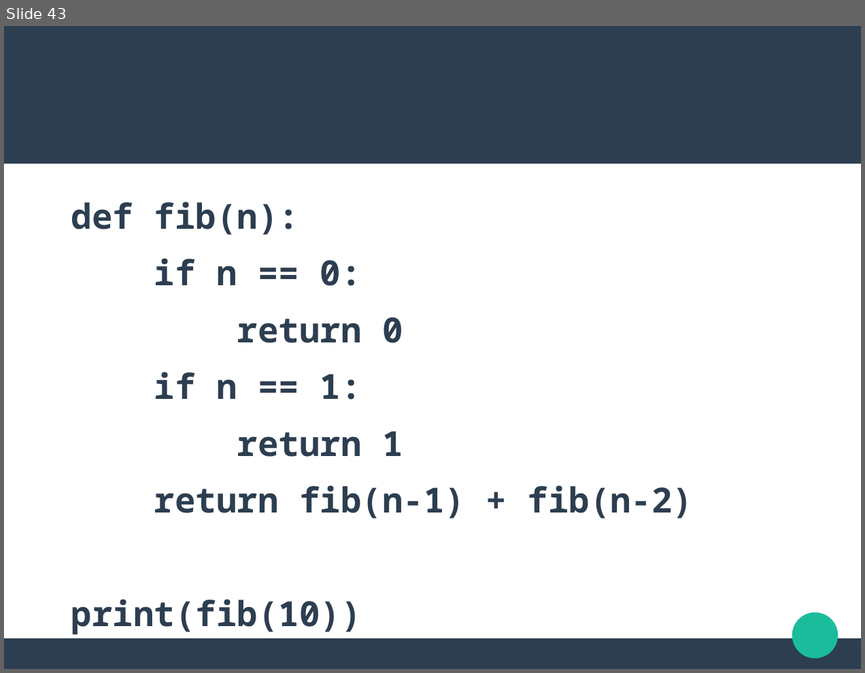
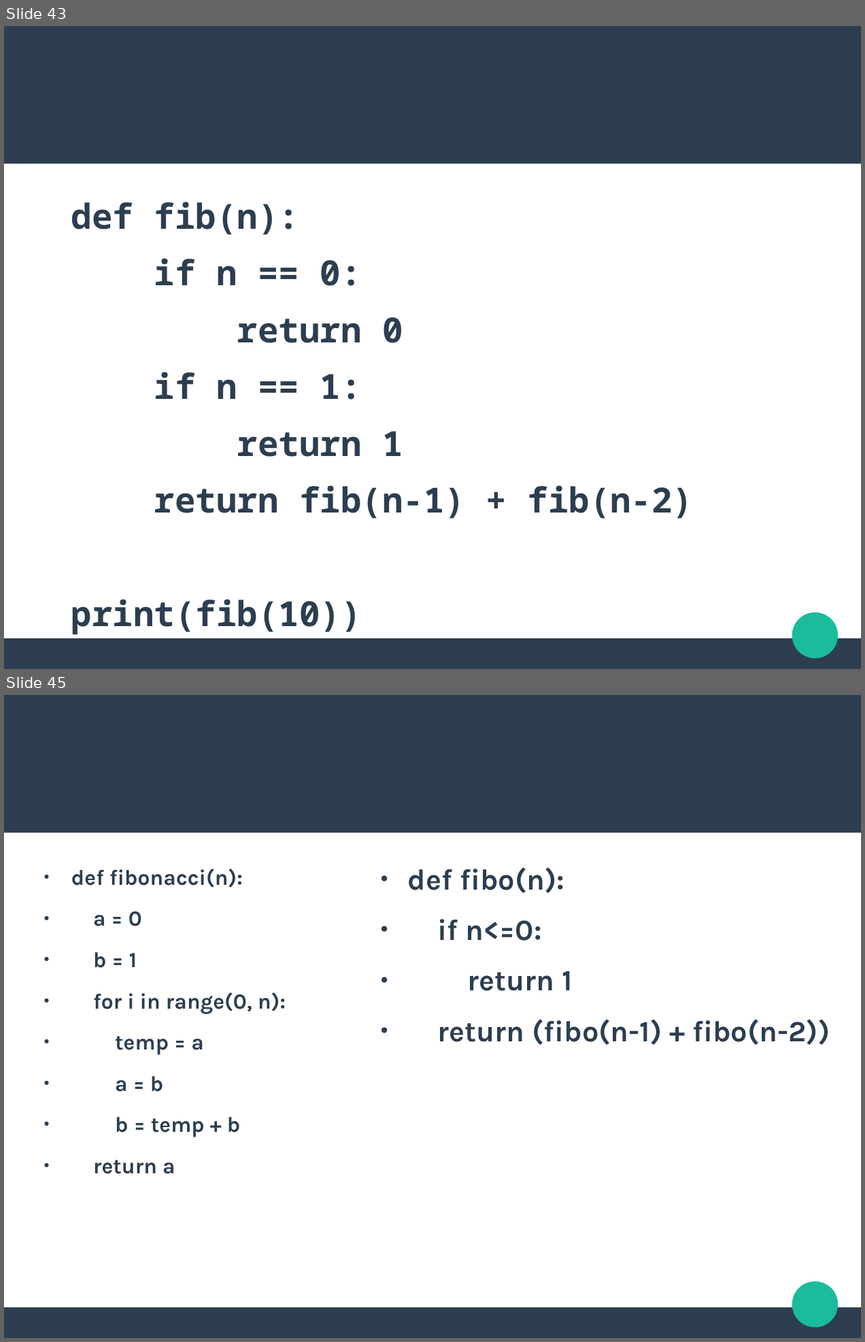
Before and after one commit to liowiki/EDA1-20192, a slide deck: tema3.odp. Shown one above the other, each under a label of ours: slide 43 before the commit, slides 43 and 45 after it; the slides between them are not shown. The pictures are 865x673 and 865x1342 pixels, drawn with LibreOffice and Linux fonts; fonts in the diff are those of the drawing. Boxes give left, top, right and bottom in pixels: in the first picture for what was removed or moved away, otherwise in the second. Text is boxed around its words. In the diff, an @@ line names an element or a change of style, - is before the commit and + after.

```diff
--- a/tema3.odp
+++ b/tema3.odp
@@ slide 45 added at <box>4,695,861,1338</box>, background #FFFFFF; not listed: 3 template elements that a slide beside it also shows @@
@@ text added at <box>71,868,286,1137</box>, 20 pt, text #2C3E50, bold @@
+● def fibonacci(n):
+● a = 0
+● b = 1
+● for i in range(0, n):
+● temp = a
+● a = b
+● b = temp + b
+● return a
@@ text added at <box>408,867,830,1045</box>, 27.2 pt, text #2C3E50, bold @@
+● def fibo(n):
+● if n<=0:
+● return 1
+● return (fibo(n-1) + fibo(n-2))
```
Also in this commit, not shown: 25 other slides added, 2 other files.
